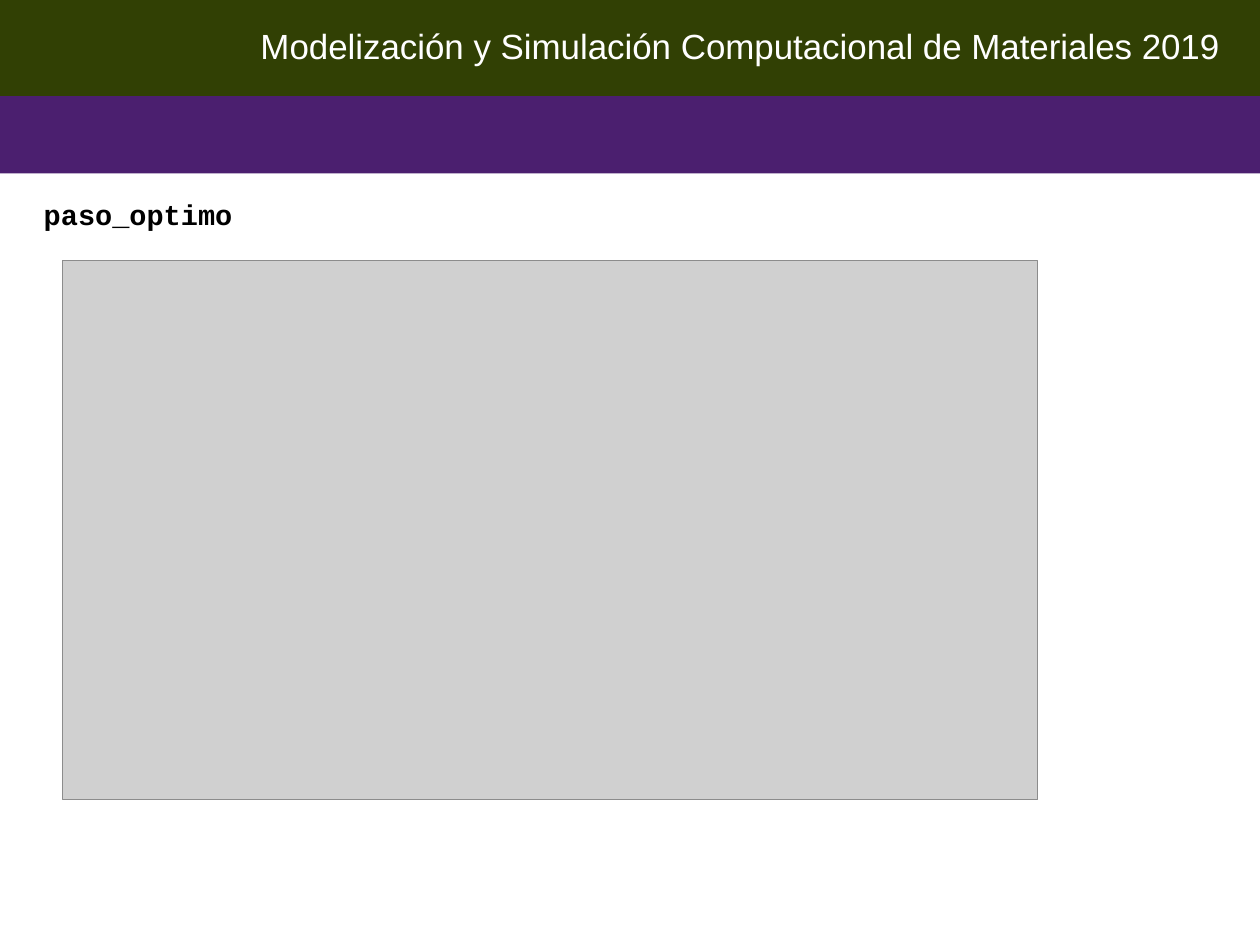
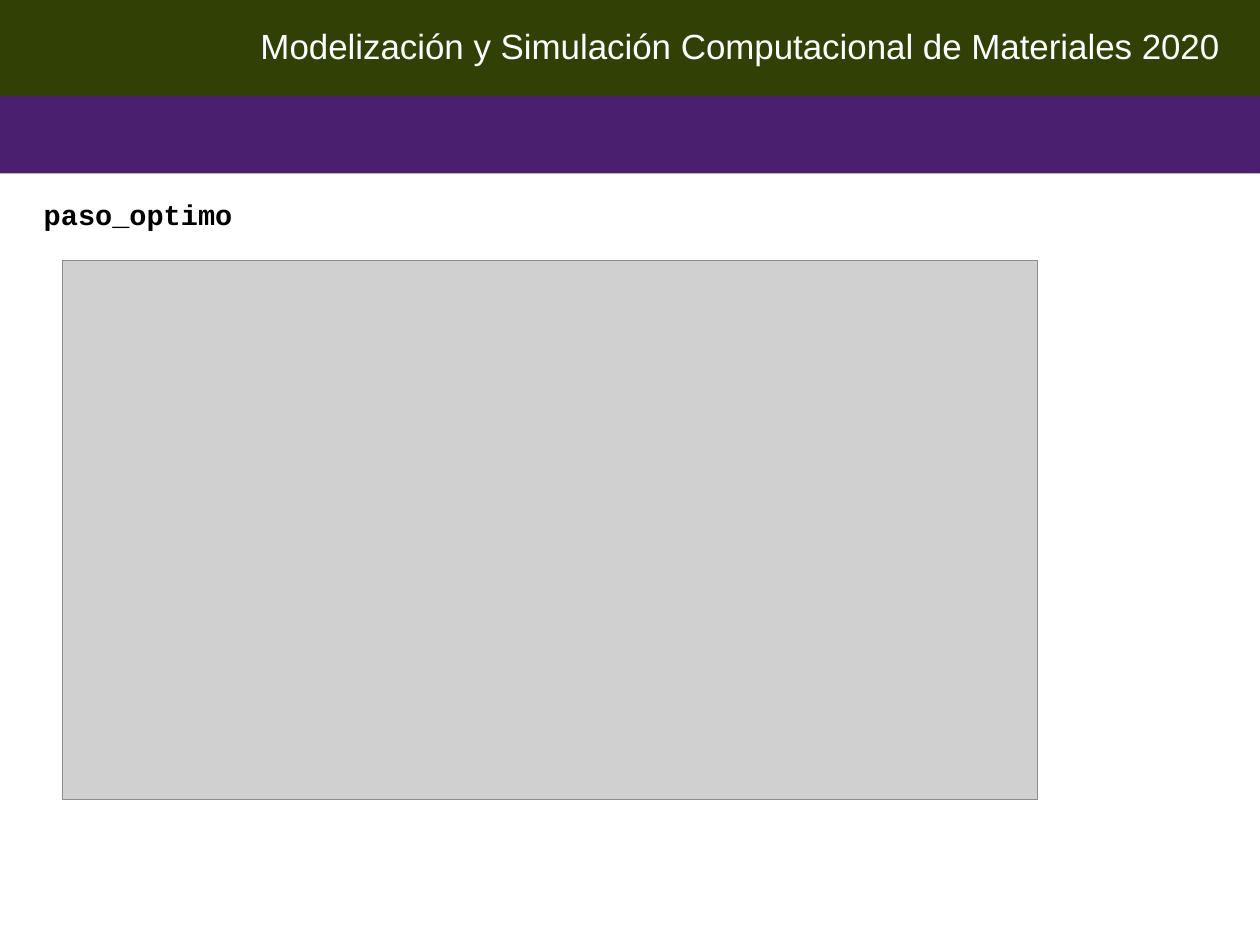
Before and after one commit to Modelizacion-de-Materiales/ModelizacionApuntesPresentaciones, a slide deck: slide 14 of 001-EcuacionesDiferencialesOrdinarias/EDO-presentacion.odp. Drawn at 1260x945 pixels with LibreOffice and Linux fonts; fonts in the diff are those of the drawing; grey boxes stand for pictures; background and template pictures are left out. Boxes give left, top, right and bottom in pixels: in the first picture for what was removed or moved away, otherwise in the second. Text is boxed around its words. In the diff, an @@ line names an element or a change of style, - is before the commit and + after.

```diff
--- a/001-EcuacionesDiferencialesOrdinarias/EDO-presentacion.odp
+++ b/001-EcuacionesDiferencialesOrdinarias/EDO-presentacion.odp
@@ text in rectangle at <box>260,33,1220,66</box>: text changed @@
-Modelización y Simulación Computacional de Materiales 2019
+Modelización y Simulación Computacional de Materiales 2020
```
Also in this commit, not shown: 17 other slides changed, 13 other files.
